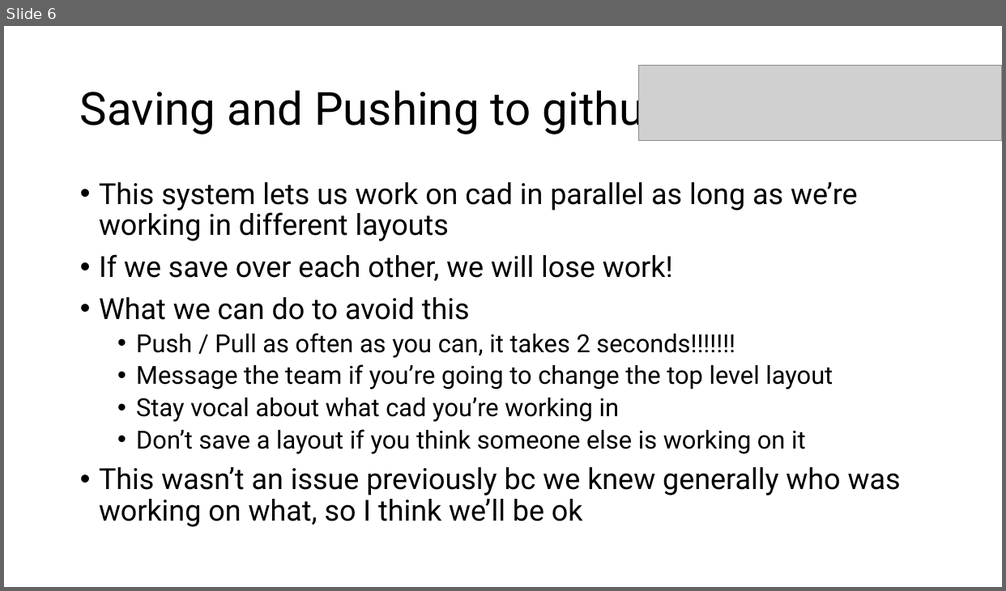
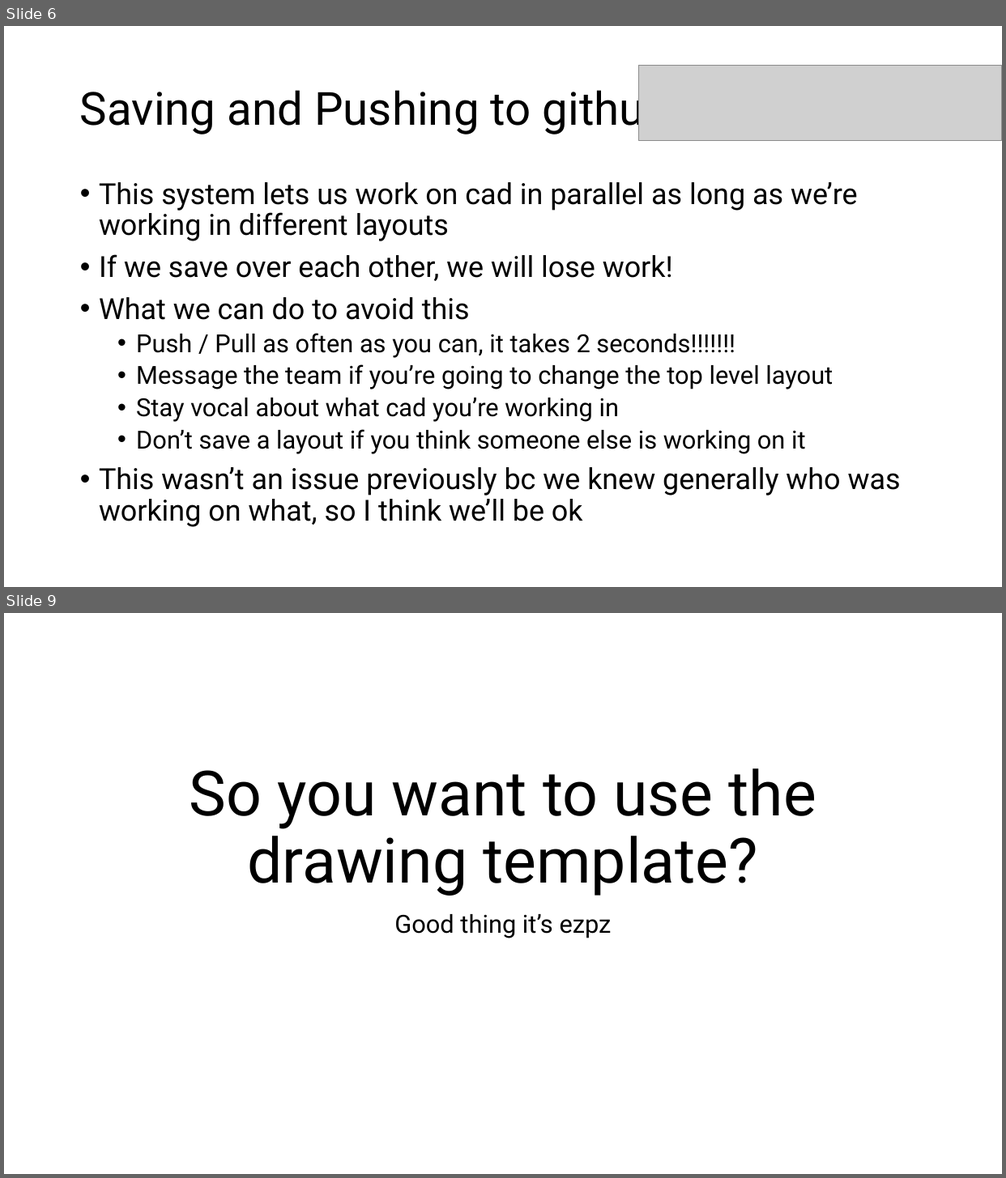
Before and after one commit to matt-lewton9/ME-463-Can-Crusher, a slide deck: So you want to Cad a part.pptx. Shown one above the other, each under a label of ours: slide 6 before the commit, slides 6 and 9 after it; the slides between them are not shown. The pictures are 1006x591 and 1006x1178 pixels, drawn with LibreOffice and Linux fonts; fonts in the diff are those of the drawing; grey boxes stand for pictures. Boxes give left, top, right and bottom in pixels: in the first picture for what was removed or moved away, otherwise in the second. Text is boxed around its words. In the diff, an @@ line names an element or a change of style, - is before the commit and + after.

```diff
--- a/So you want to Cad a part.pptx
+++ b/So you want to Cad a part.pptx
@@ slide 9 added at (4,613,1002,1174), background #FFFFFF @@
@@ title added at (189,769,816,896), 60 pt, text #000000 @@
+So you want to use the drawing template?
@@ subtitle added at (394,914,612,939), 24 pt, text #000000 @@
+Good thing it’s ezpz
```
Also in this commit, not shown: 1 slide changed, 5 other slides added, 10 other files.
